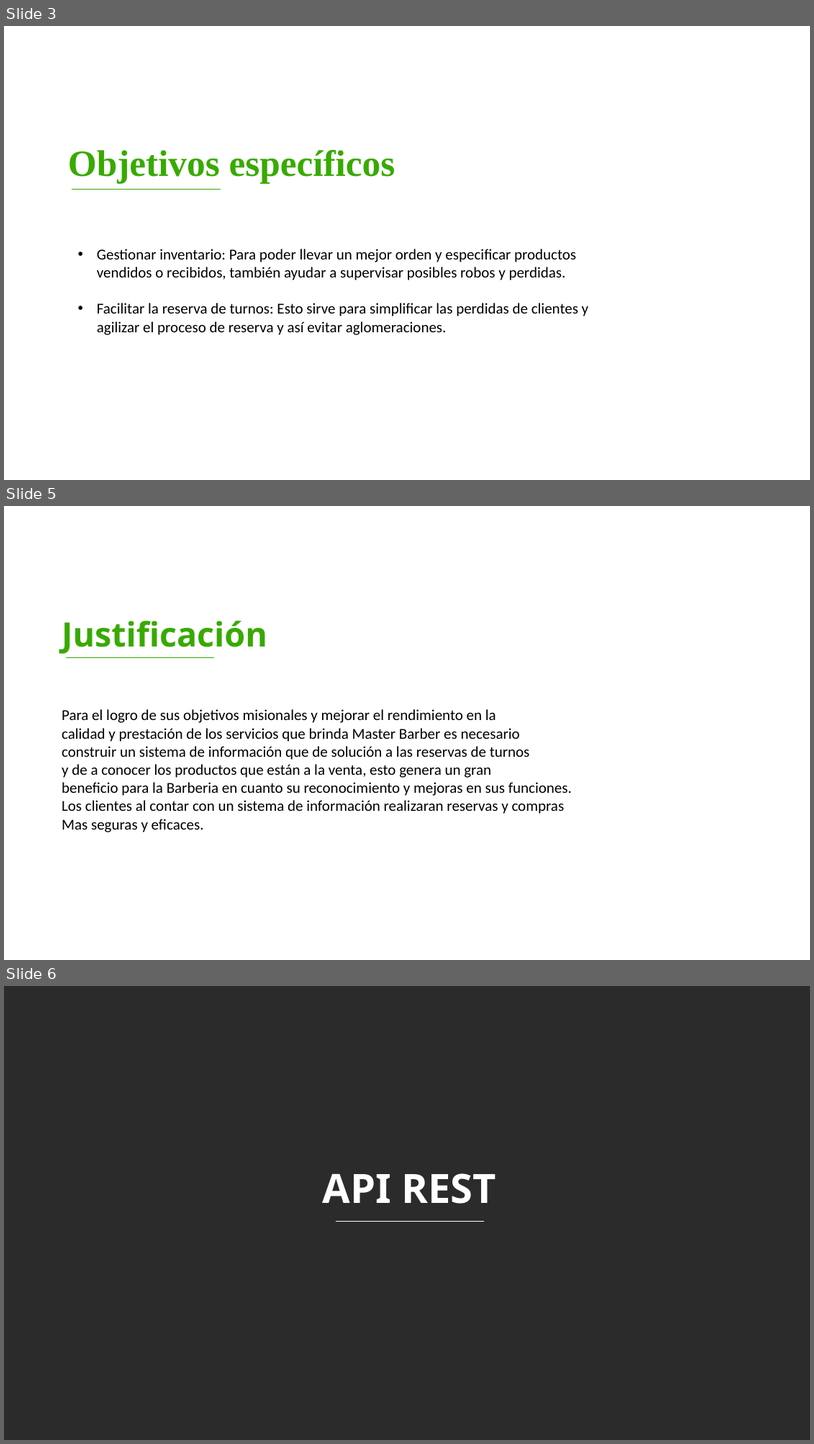
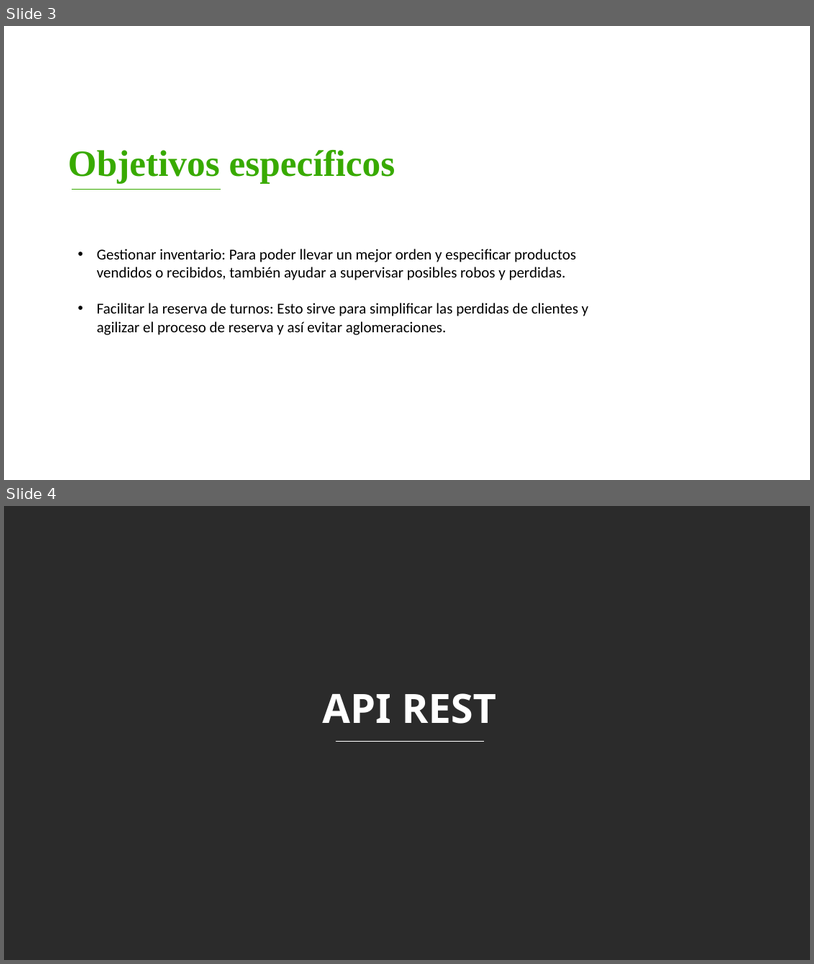
Before and after one commit to DavidV4iss/MASTER-BARBER-REACT, a slide deck: DOCUMENTACION DE MASTER BARBER/ENTREGABLES 4/Entregables 4.pptx. Shown one above the other, each under a label of ours: slides 3, 5 and 6 before the commit, slides 3 and 4 after it; the slides between them are not shown. The pictures are 814x1444 and 814x964 pixels, drawn with LibreOffice and Linux fonts; fonts in the diff are those of the drawing; background and template pictures are left out; a plain dark background stands for a picture behind light text. Boxes give left, top, right and bottom in pixels: in the first picture for what was removed or moved away, otherwise in the second. Text is boxed around its words. In the diff, an @@ line names an element or a change of style, - is before the commit and + after.

```diff
--- a/DOCUMENTACION DE MASTER BARBER/ENTREGABLES 4/Entregables 4.pptx
+++ b/DOCUMENTACION DE MASTER BARBER/ENTREGABLES 4/Entregables 4.pptx
@@ slide 5 removed at (x1=4, y1=506, x2=810, y2=960), background picture (left out) @@
@@ text removed at (x1=62, y1=620, x2=268, y2=654) @@
-Justificación
@@ line removed from (66, 657) to (214, 657) @@
@@ text removed at (x1=62, y1=709, x2=572, y2=832) @@
-Para el logro de sus objetivos misionales y mejorar el rendimiento en la
-calidad y prestación de los servicios que brinda Master Barber es necesario
-construir un sistema de información que de solución a las reservas de turnos
-y de a conocer los productos que están a la venta, esto genera un gran
-beneficio para la Barberia en cuanto su reconocimiento y mejoras en sus funciones.
-Los clientes al contar con un sistema de información realizaran reservas y compras
-Mas seguras y eficaces.
@@ what was slide 6 is now slide 4 @@
```
Also in this commit, not shown: 1 other slide removed, 4 other files.
